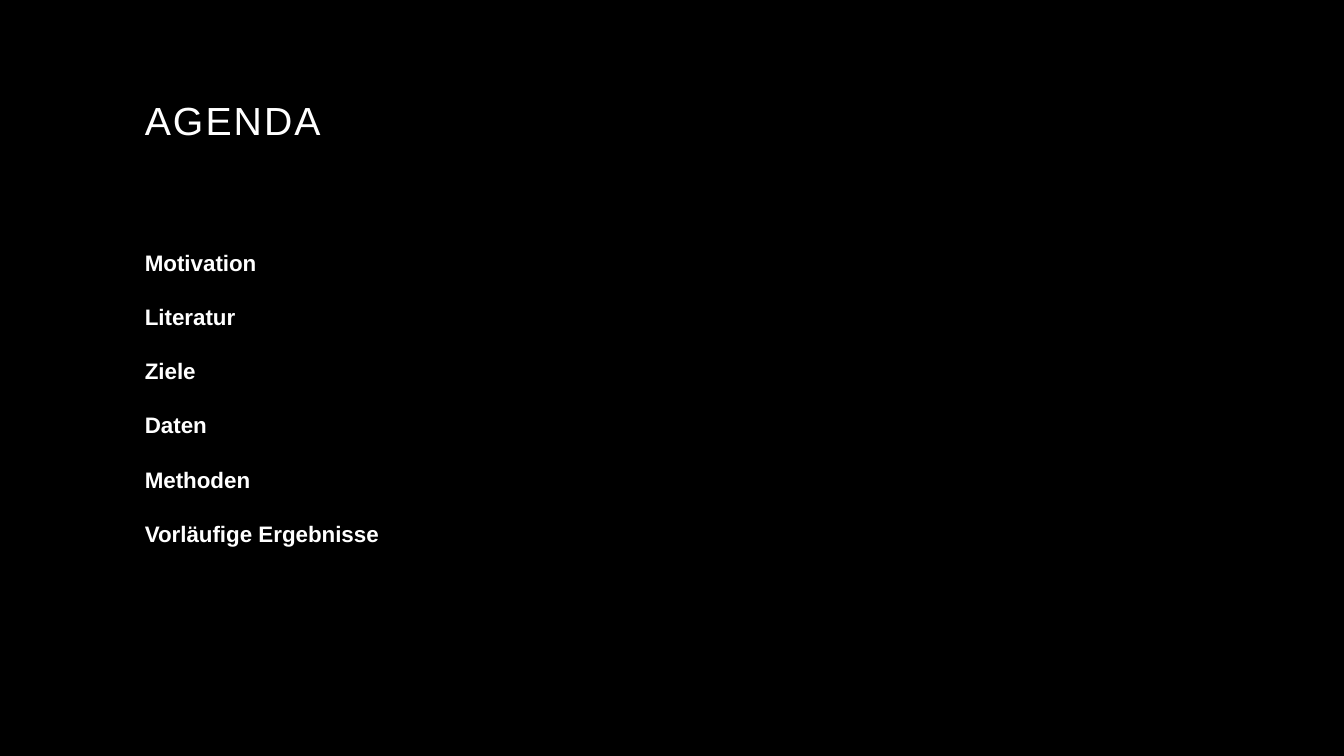
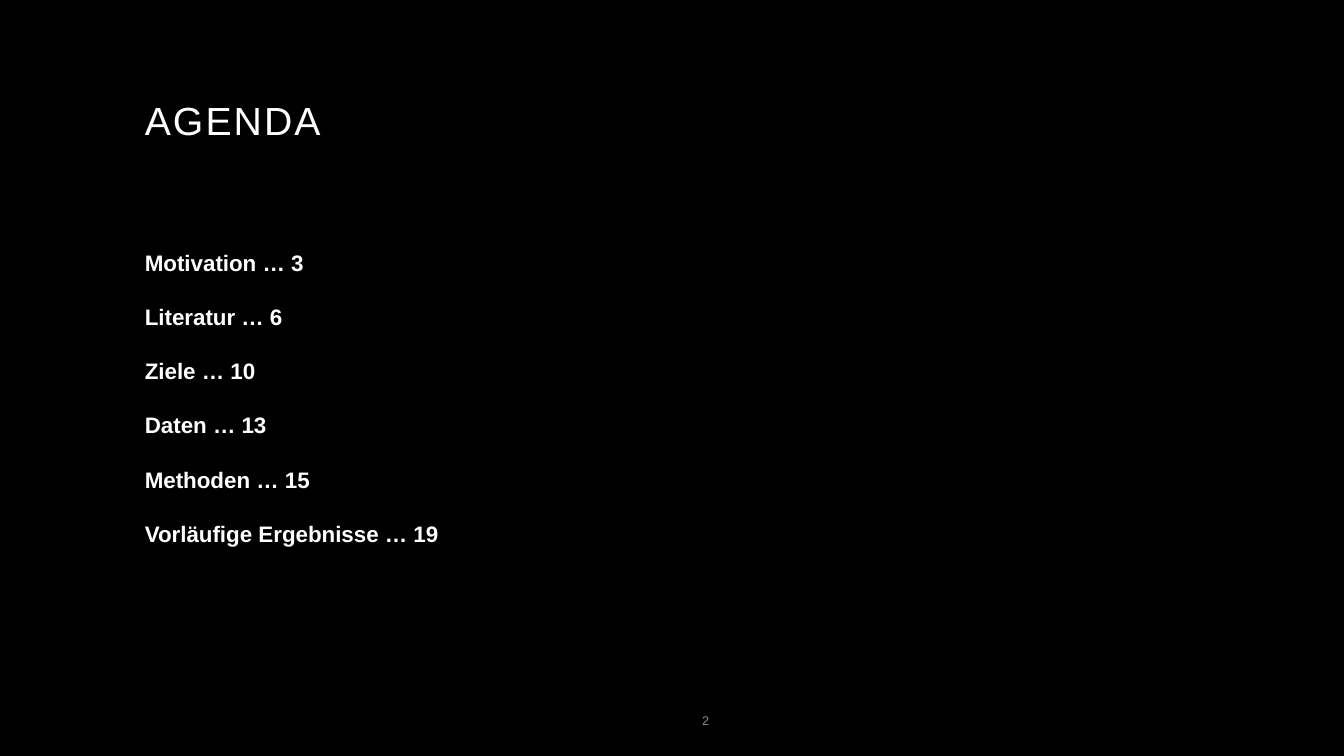
Before and after one commit to p-spohr/NN-Portfolio-Optimizer, a slide deck: slide 2 of Präsentation/pspohr - SLIFI Zwischenpräsentation 09Jan2024.pptx. Drawn at 1344x756 pixels with LibreOffice and Linux fonts; fonts in the diff are those of the drawing; background and template pictures are left out. Boxes give left, top, right and bottom in pixels: in the first picture for what was removed or moved away, otherwise in the second. Text is boxed around its words. In the diff, an @@ line names an element or a change of style, - is before the commit and + after.

```diff
--- a/Präsentation/pspohr - SLIFI Zwischenpräsentation 09Jan2024.pptx
+++ b/Präsentation/pspohr - SLIFI Zwischenpräsentation 09Jan2024.pptx
@@ text at <box>145,254,438,547</box>: text changed @@
-Motivation
-Literatur
-Ziele
-Daten
-Methoden
-Vorläufige Ergebnisse
+Motivation … 3
+Literatur … 6
+Ziele … 10
+Daten … 13
+Methoden … 15
+Vorläufige Ergebnisse … 19
@@ page number added at <box>702,716,709,725</box>, 9 pt, text #8C8C8C @@
+2
```
Also in this commit, not shown: 13 other slides changed, 1 slide added.
